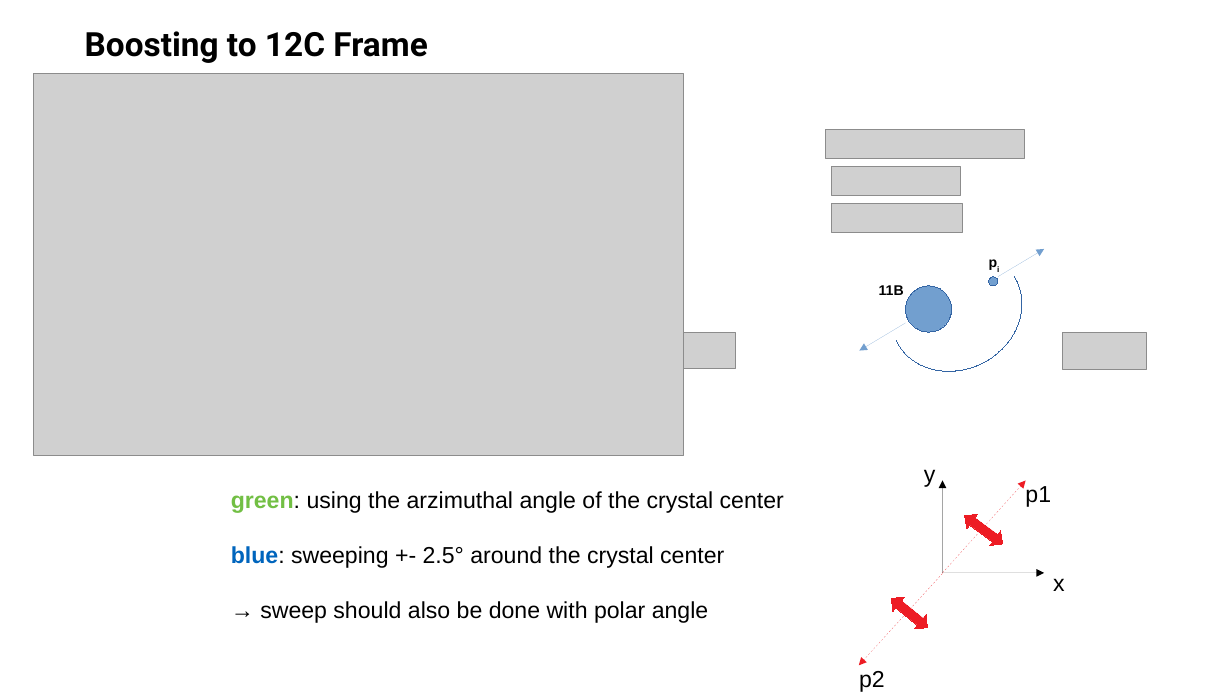
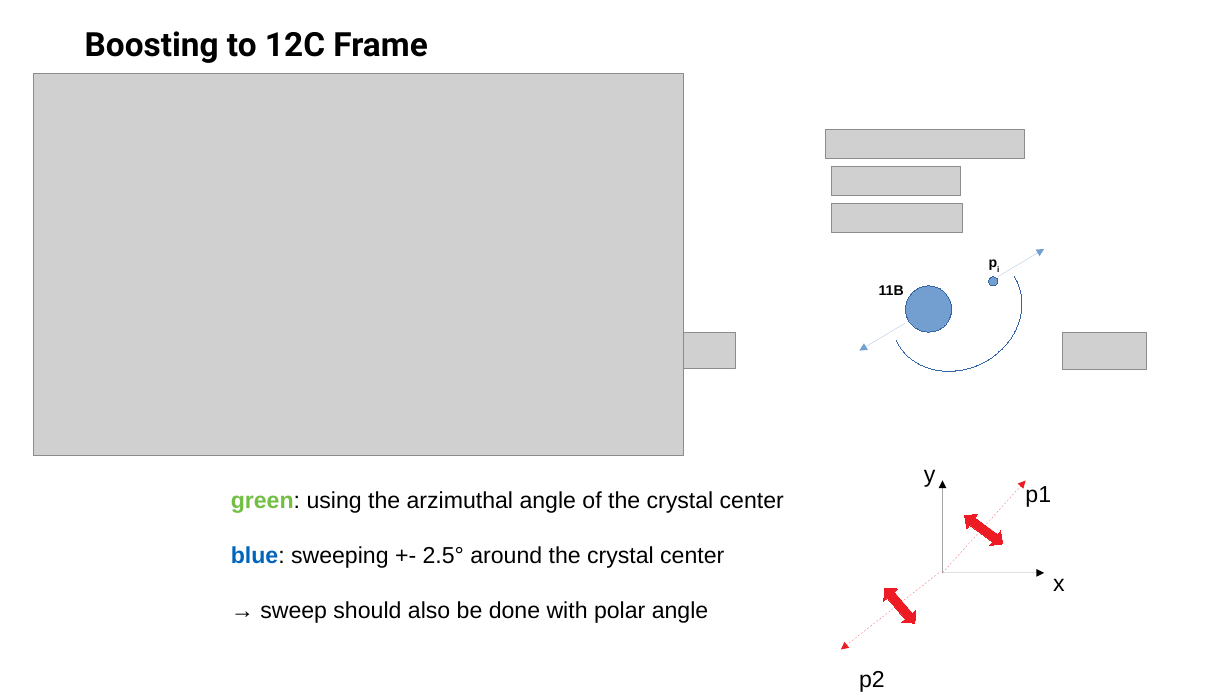
Before and after one commit to jenegger/r3b_wg, a slide deck: slide 15 of presentation_wg.odp. Drawn at 1232x693 pixels with LibreOffice and Linux fonts; fonts in the diff are those of the drawing; grey boxes stand for pictures; background and template pictures are left out. Boxes give left, top, right and bottom in pixels: in the first picture for what was removed or moved away, otherwise in the second. Text is boxed around its words. In the diff, an @@ line names an element or a change of style, - is before the commit and + after.

```diff
--- a/presentation_wg.odp
+++ b/presentation_wg.odp
@@ arrow moved from (943, 574) - (859, 665) to (939, 573) - (841, 650) @@
@@ left right arrow at [878,582,922,629]: rotation 38 to 49 degrees @@
```
Also in this commit, not shown: 4 slides added, 3 slides removed, 1 other file.
